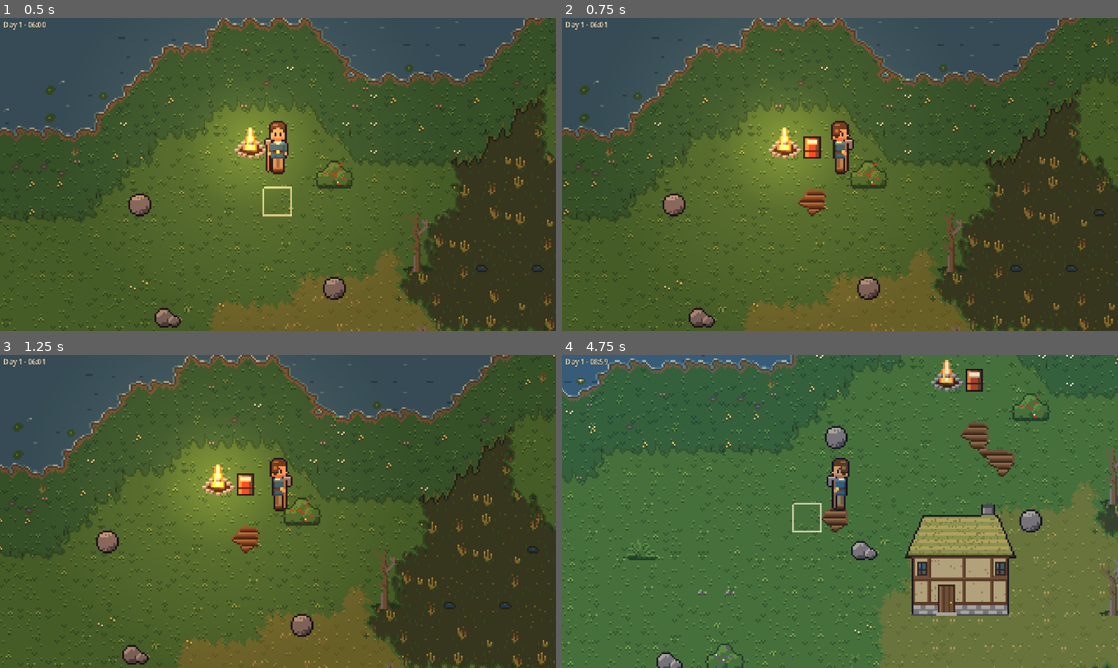
Above: before the commit, frames 1-4 (two rows, left to right).
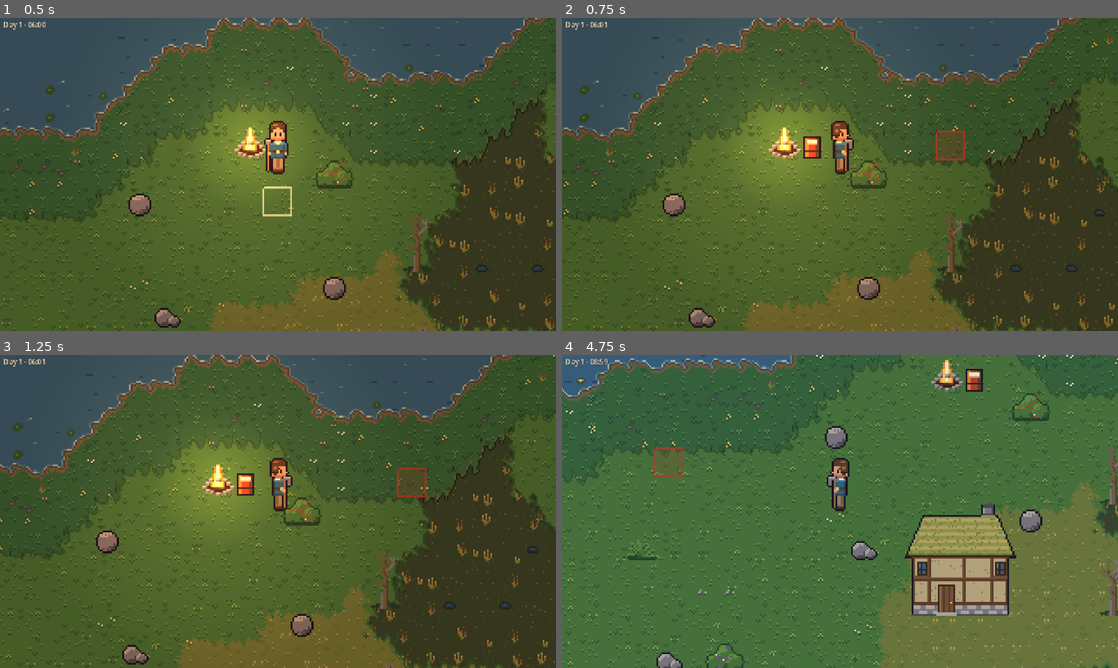
Above: after the commit, the same moments.

Repository: gentoomaniac/sandbox-game
Game: Godot game, scene res://game/scenes/main.tscn
Two runs of this game, one before a commit and one after it. Both use one fixed random seed, a clock stepped at 60 frames per second and the inputs below.
Inputs (mouse positions are in pixels of both pictures, inside the frame that each line leads up to):
- Up to frame 1 (0.5 s): no input
- Up to frame 2 (0.75 s): tap Enter at 0.5 s; move the mouse to (962, 158) at 0.52 s; hold Right (ui_right) from 0.53 s (still down); hold Space (use) from 0.53 s (still down)
- Up to frame 3 (1.25 s): keep holding Right (ui_right); keep holding Space (use); click (400, 495) at 0.8 s
- Up to frame 4 (4.75 s): move the mouse to (728, 527) at 1.27 s; release Right (ui_right) at 1.28 s; release Space (use) at 1.28 s; hold Down (ui_down) 1.28-2.03 s; click (728, 527) at 1.35 s; tap Space (use) at 1.55, 3.05, 4.55 s; move the mouse to (895, 442) at 2.02 s; hold Right (ui_right) 2.03-2.78 s; hold E (interact) 2.03-2.78 s; click (895, 442) at 2.3 s; tap Enter at 2.75 s; move the mouse to (812, 574) at 2.77 s; hold F2 (toggle_fast_forward) 2.78-3.53 s; tap B (toggle_build) at 2.85 s; click (812, 574) at 2.92 s; move the mouse to (1006, 558) at 3.52 s; hold Space (use) 3.53-4.28 s; hold Left (ui_left) from 3.53 s (still down); click (1006, 558) at 3.8 s; move the mouse to (673, 464) at 4.27 s; click (673, 464) at 4.35 s

Frame 1 is identical in both runs. In frame 2, 0.4% of the frame differs, in the area x 42-73%, y 36-64%; in frame 3, 0.4%; in frame 4, 1.2%, in the area x 16-82%, y 21-57%.

Commit message:
Mouse tile targeting: the use highlight follows the mouse, left click uses the tile in reach
Targeting is a pure rule (mouse tile while the mouse moves, else the facing tile; reach is
the 3x3 around the player). Out of reach the highlight turns red and nothing happens. The
mouse target fades after 3 s idle. Adds GameState.use_tile, the use_click action and the
--mouse-tile debug flag.

Co-Authored-By: Claude Sonnet 5.5 <noreply@anthropic.com>

Diff:
--- a/game/scenes/main.gd
+++ b/game/scenes/main.gd
@@ -10,6 +10,7 @@
 ## `--time=<hh:mm>` sets the time of day; `--field=<x>,<y>` tills a small field there with
 ## crops in every growth stage (see DebugField); `--inside` walks into the first house as soon
 ## as one exists (see `--house`); `--zoom=<z>` sets the camera zoom;
+## `--mouse-tile=<x>,<y>` pretends the mouse is always on that tile (for screenshots);
 ## `--camera-shift=<x>,<y>` moves the camera by that many art pixels, fractions included
 ## (to check smooth scrolling). PlayerView parses `--outfit=<n>` and
 ## `--pose=<direction>`, and F6 cycles the outfit (see there). BuildMode parses
@@ -65,6 +66,9 @@
 			_enter_first_house = true
 		elif arg.begins_with("--zoom="):
 			_start_zoom = float(arg.trim_prefix("--zoom="))
+		elif arg.begins_with("--mouse-tile="):
+			var tile := arg.trim_prefix("--mouse-tile=").split_floats(",")
+			_use_highlight.debug_mouse_tile = Vector2i(int(tile[0]), int(tile[1]))
 		elif arg.begins_with("--camera-shift="):
 			var shift := arg.trim_prefix("--camera-shift=").split_floats(",")
 			_camera_shift = Vector2(shift[0], shift[1])
@@ -78,7 +82,7 @@
 	_view.entities.add_child(_player_view)
 	_player_view.show_player(_state.player)
 	_view.add_child(_use_highlight)
-	_use_highlight.show_for(_state)
+	_use_highlight.show_for(_state, _camera)
 	add_child(_harvest_hud)
 	_interior_view.hide()
 	_world.add_child(_interior_view)
@@ -86,6 +90,9 @@
 
 
 func _unhandled_input(event: InputEvent) -> void:
+	# Decided before BuildMode sees the event: the click that places a house ends build mode,
+	# and must not also be a use click.
+	var can_use := _can_use()
 	# A SubViewport only gets the events that are pushed into it. That does not mark the
 	# event as handled here, so Main still sees what BuildMode consumed.
 	_world.push_input(event)
@@ -93,13 +100,20 @@
 		_fast_forward = not _fast_forward
 	elif event.is_action_pressed("interact") and not _is_fading:
 		_try_sleep()
-	elif event.is_action_pressed("use") and not _is_fading and not _build_mode.is_active():
-		if _state.use_facing_tile() == GameState.Use.HARVEST:
-			_harvest_hud.show_harvest(GameState.CROP, _state.harvest_count)
+	elif event.is_action_pressed("use") and can_use:
+		_use_on(_use_highlight.targeting())
+	elif event.is_action_pressed("use_click") and can_use:
+		var target := _use_highlight.targeting()
+		if target.source == Targeting.Source.MOUSE:
+			_use_on(target)
+		# A click also counts as the mouse being in use. One that wakes an idle mouse (the target
+		# is then the facing tile) does not act.
+		_use_highlight.note_mouse_activity()
 
 
 func _process(delta: float) -> void:
 	_tick_clock(delta)
+	_use_highlight.is_enabled = not _build_mode.is_active() and not _state.is_inside()
 	if not _is_fading:
 		var direction := Input.get_vector("ui_left", "ui_right", "ui_up", "ui_down")
 		_state.player.move(_state.current_map, direction, delta)
@@ -117,6 +131,16 @@
 			_save_screenshot_and_quit()
 
 
+func _can_use() -> bool:
+	return not _is_fading and not _build_mode.is_active()
+
+
+## Uses the targeted tile if the player can reach it.
+func _use_on(target: Targeting) -> void:
+	if target.is_in_reach and _state.use_tile(target.tile) == GameState.Use.HARVEST:
+		_harvest_hud.show_harvest(GameState.CROP, _state.harvest_count)
+
+
 ## Where the camera looks. The player is drawn on the art pixel grid (rounded), the camera
 ## is not, so the world scrolls smoothly and the player wobbles by up to half an art pixel
 ## against the screen (the user chose this over a pixel-locked camera).
--- a/game/scenes/use_highlight.gd
+++ b/game/scenes/use_highlight.gd
@@ -1,31 +1,108 @@
 class_name UseHighlight
 extends Node2D
-## Outlines the tile in front of the player while the use action would do something there.
+## Outlines the tile the use action aims at (see Targeting): the one under the mouse while the
+## mouse is moving, otherwise the one in front of the player.
+##
+## - In reach and `use_at` has something to do there: outline.
+## - Under the mouse, in reach, nothing to do: a faint outline, so the cursor still shows
+##   where it points. In front of the player the highlight stays off then.
+## - Under the mouse, out of reach: translucent red outline and fill; the action does nothing.
+## Drawn in world space, so it sits on the pixel grid and zooms with the world.
 
-# Palette colour cream (see tools/art/generate.py).
+## The mouse target stays this long after the last mouse motion, then fades out ...
+const MOUSE_IDLE_SECONDS := 3.0
+## ... over this long, and the facing tile takes over.
+const MOUSE_FADE_SECONDS := 0.5
+
+# Palette colours cream and ember (see tools/art/generate.py).
 const COLOR := Color("f1e6c2", 0.8)
+const COLOR_NOTHING_TO_DO := Color("f1e6c2", 0.3)
+const COLOR_OUT_OF_REACH := Color("a8402e", 0.9)
+## Out of reach the tile is also filled, with this much of the outline's opacity. Filled
+## more strongly, ember on grass reads as bare soil.
+const OUT_OF_REACH_FILL_SHARE := 0.2
+
+## Off while something else owns the mouse (build mode).
+var is_enabled := true
+## Debug: pretends the mouse is always on this tile.
+var debug_mouse_tile: Variant = null
 
 var _state: GameState
-var _target := Vector2i.ZERO
-var _is_visible := false
+var _camera: CameraController
+var _last_mouse_motion_seconds := -INF
+var _drawn_tile := Vector2i.ZERO
+var _drawn_color := Color.TRANSPARENT
+var _is_drawn_filled := false
 
 
-func show_for(state: GameState) -> void:
+func show_for(state: GameState, camera: CameraController) -> void:
 	_state = state
+	_camera = camera
+
+
+func _unhandled_input(event: InputEvent) -> void:
+	if event is InputEventMouseMotion:
+		note_mouse_activity()
+
+
+func note_mouse_activity() -> void:
+	_last_mouse_motion_seconds = _now_seconds()
+
+
+## The tile a use action aims at right now.
+func targeting() -> Targeting:
+	var mouse_tile := Vector2i((_camera.mouse_world_position() / TerrainTileset.TILE_SIZE).floor())
+	if debug_mouse_tile != null:
+		mouse_tile = debug_mouse_tile
+	var is_mouse_active := _mouse_opacity() > 0.0
+	return Targeting.resolve(
+		_state.player.tile(), _state.player.facing_tile(), mouse_tile, is_mouse_active
+	)
 
 
 func _process(_delta: float) -> void:
 	if _state == null:
 		return
-	var target := _state.player.facing_tile()
-	var has_use := _state.use_at(target) != GameState.Use.NOTHING
-	if target != _target or has_use != _is_visible:
-		_target = target
-		_is_visible = has_use
+	var target := targeting()
+	var color := _color_for(target) if is_enabled else Color.TRANSPARENT
+	var is_filled := not target.is_in_reach
+	if target.tile != _drawn_tile or color != _drawn_color or is_filled != _is_drawn_filled:
+		_drawn_tile = target.tile
+		_drawn_color = color
+		_is_drawn_filled = is_filled
 		queue_redraw()
 
 
 func _draw() -> void:
-	if _is_visible:
-		var tile_size := TerrainTileset.TILE_SIZE
-		draw_rect(Rect2(Vector2(_target * tile_size), Vector2(tile_size, tile_size)), COLOR, false)
+	if _drawn_color.a == 0.0:
+		return
+	var tile_size := TerrainTileset.TILE_SIZE
+	var rect := Rect2(Vector2(_drawn_tile * tile_size), Vector2(tile_size, tile_size))
+	if _is_drawn_filled:
+		draw_rect(rect, Color(_drawn_color, _drawn_color.a * OUT_OF_REACH_FILL_SHARE))
+	draw_rect(rect, _drawn_color, false)
+
+
+func _color_for(target: Targeting) -> Color:
+	if target.source == Targeting.Source.FACING:
+		return COLOR if _state.use_at(target.tile) != GameState.Use.NOTHING else Color.TRANSPARENT
+	if not target.is_in_reach:
+		return _color_with_opacity(COLOR_OUT_OF_REACH)
+	var has_use := _state.use_at(target.tile) != GameState.Use.NOTHING
+	return _color_with_opacity(COLOR if has_use else COLOR_NOTHING_TO_DO)
+
+
+func _color_with_opacity(color: Color) -> Color:
+	return Color(color, color.a * _mouse_opacity())
+
+
+## 1 while the mouse is in use, fading to 0 once it has been idle.
+func _mouse_opacity() -> float:
+	if debug_mouse_tile != null:
+		return 1.0
+	var idle_seconds := _now_seconds() - _last_mouse_motion_seconds
+	return clampf(1.0 - (idle_seconds - MOUSE_IDLE_SECONDS) / MOUSE_FADE_SECONDS, 0.0, 1.0)
+
+
+func _now_seconds() -> float:
+	return Time.get_ticks_msec() / 1000.0
--- a/game/state/game_state.gd
+++ b/game/state/game_state.gd
@@ -109,9 +109,8 @@
 	return Use.NOTHING
 
 
-## Uses the tile the player faces (see `use_at`) and returns what was done.
-func use_facing_tile() -> Use:
-	var target := player.facing_tile()
+## Uses a tile (see `use_at`) and returns what was done.
+func use_tile(target: Vector2i) -> Use:
 	var use := use_at(target)
 	match use:
 		Use.TILL:
@@ -124,6 +123,11 @@
 	return use
 
 
+## Uses the tile the player faces.
+func use_facing_tile() -> Use:
+	return use_tile(player.facing_tile())
+
+
 func _on_new_day(_day: int) -> void:
 	world.grow_crops()
 
--- /dev/null
+++ b/game/state/targeting.gd
@@ -0,0 +1,30 @@
+class_name Targeting
+extends RefCounted
+## Which tile the player's use action aims at: the one under the mouse while the mouse is in
+## use, otherwise the one the player faces. Pure rule; the scenes feed it positions.
+
+enum Source { MOUSE, FACING }
+
+## How far (in tiles, diagonals included) from the player's tile the use action reaches:
+## the 3x3 tiles around them. Tools may reach further later.
+const REACH := 1
+
+var tile := Vector2i.ZERO
+var source := Source.FACING
+var is_in_reach := true
+
+
+## `is_mouse_active` is false once the mouse has been idle for a while. The facing tile is
+## always in reach.
+static func resolve(
+	player_tile: Vector2i, facing_tile: Vector2i, mouse_tile: Vector2i, is_mouse_active: bool
+) -> Targeting:
+	var targeting := Targeting.new()
+	if not is_mouse_active:
+		targeting.tile = facing_tile
+		return targeting
+	targeting.tile = mouse_tile
+	targeting.source = Source.MOUSE
+	var offset := (mouse_tile - player_tile).abs()
+	targeting.is_in_reach = maxi(offset.x, offset.y) <= REACH
+	return targeting
--- a/project.godot
+++ b/project.godot
@@ -46,3 +46,9 @@
 "events": [Object(InputEventKey,"resource_local_to_scene":false,"resource_name":"","device":-1,"window_id":0,"alt_press …(190 unchanged characters)…
 ]
 }
+
+use_click={
+"deadzone": 0.5,
+"events": [Object(InputEventMouseButton,"resource_local_to_scene":false,"resource_name":"","device":-1,"window_id":0,"alt_pressed":false,"shift_pressed":false,"ctrl_pressed":false,"meta_pressed":false,"button_mask":1,"position":Vector2(0, 0),"global_position":Vector2(0, 0),"factor":1.0,"button_index":1,"canceled":false,"pressed":true,"double_click":false,"script":null)
+]
+}
--- a/tests/test_farming.gd
+++ b/tests/test_farming.gd
@@ -41,6 +41,13 @@
 func test_using_grass_tills_it_to_soil() -> void:
 	assert_eq(_state.use_facing_tile(), GameState.Use.TILL)
 	assert_eq(_world.tile_at(_tile).terrain, Tile.Terrain.SOIL)
+
+
+func test_use_tile_works_on_any_tile_as_reach_is_not_the_states_concern() -> void:
+	var far := _tile + Vector2i(0, 1)
+	assert_true(Vector2i(far - _state.player.tile()).abs().y > Targeting.REACH)
+	var expected := _state.use_at(far)
+	assert_eq(_state.use_tile(far), expected)
 
 
 func test_water_cannot_be_tilled() -> void:
--- /dev/null
+++ b/tests/test_targeting.gd
@@ -0,0 +1,40 @@
+extends GutTest
+
+const PLAYER := Vector2i(10, 10)
+const FACING := Vector2i(10, 11)
+
+
+func _resolve(mouse_tile: Vector2i, is_mouse_active := true) -> Targeting:
+	return Targeting.resolve(PLAYER, FACING, mouse_tile, is_mouse_active)
+
+
+func test_active_mouse_in_reach_targets_the_mouse_tile() -> void:
+	var targeting := _resolve(Vector2i(9, 9))
+	assert_eq(targeting.tile, Vector2i(9, 9))
+	assert_eq(targeting.source, Targeting.Source.MOUSE)
+	assert_true(targeting.is_in_reach)
+
+
+func test_the_players_own_tile_is_in_reach() -> void:
+	assert_true(_resolve(PLAYER).is_in_reach)
+
+
+func test_every_corner_of_the_three_by_three_is_in_reach() -> void:
+	for corner in [Vector2i(9, 9), Vector2i(11, 9), Vector2i(9, 11), Vector2i(11, 11)]:
+		assert_true(_resolve(corner).is_in_reach, str(corner))
+
+
+func test_two_tiles_away_is_out_of_reach() -> void:
+	var far_tiles := [Vector2i(12, 10), Vector2i(8, 10), Vector2i(10, 12), Vector2i(10, 8)]
+	for far in far_tiles + [Vector2i(12, 12)]:
+		var targeting := _resolve(far)
+		assert_eq(targeting.tile, far)
+		assert_eq(targeting.source, Targeting.Source.MOUSE)
+		assert_false(targeting.is_in_reach, str(far))
+
+
+func test_idle_mouse_falls_back_to_the_facing_tile() -> void:
+	var targeting := _resolve(Vector2i(20, 20), false)
+	assert_eq(targeting.tile, FACING)
+	assert_eq(targeting.source, Targeting.Source.FACING)
+	assert_true(targeting.is_in_reach)
Not shown, added: game/state/targeting.gd.uid
Not shown, added: tests/test_targeting.gd.uid
